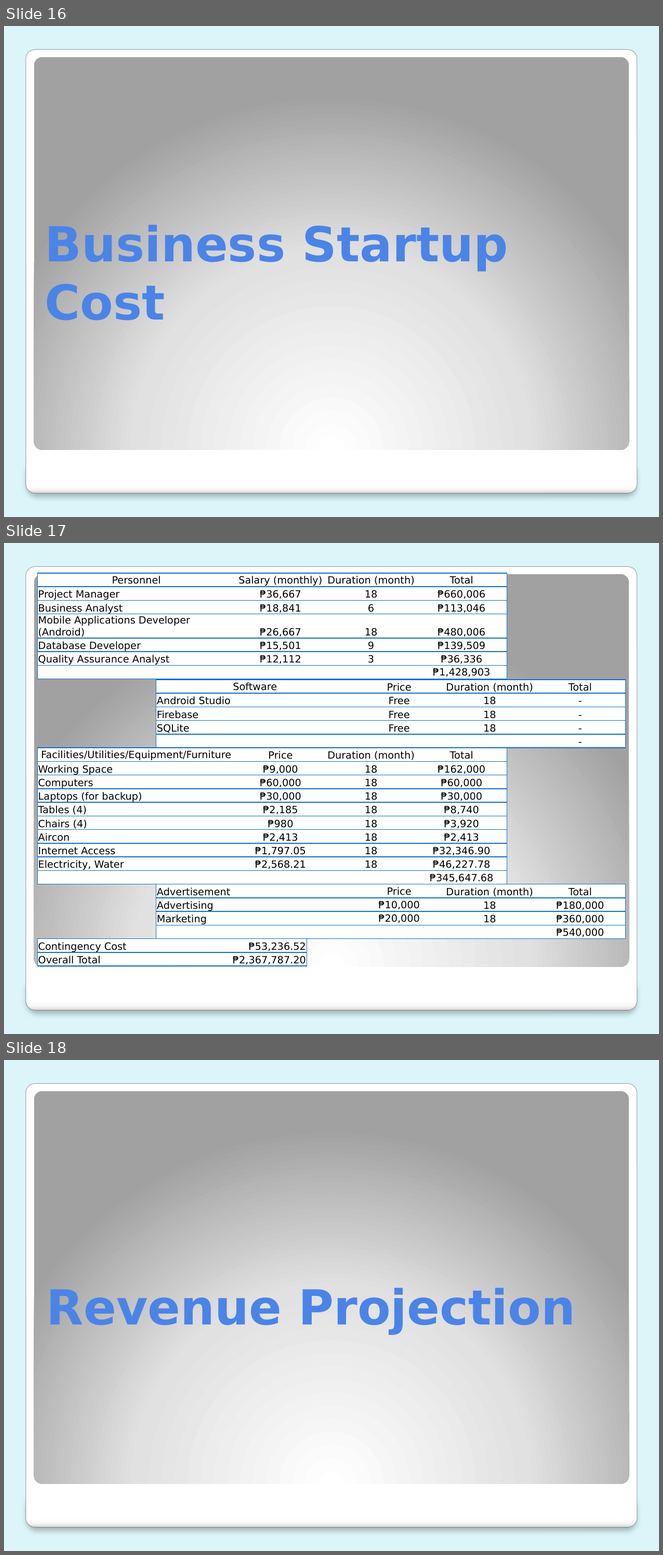
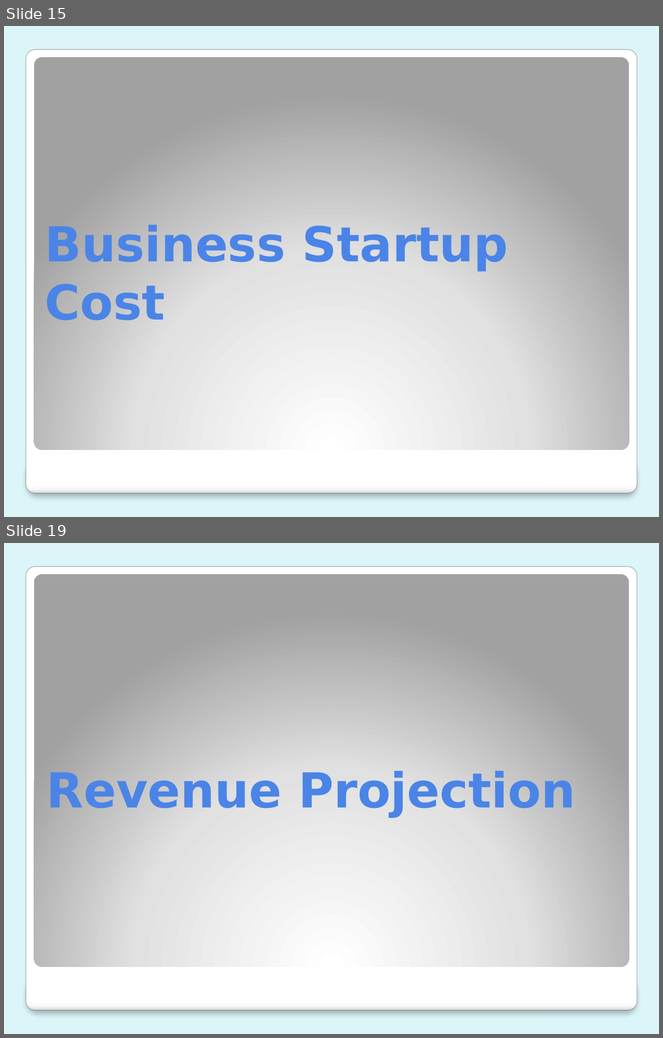
Before and after one commit to mlbelchez/Project---TENTREP, a slide deck: Presentation/PPT/Presentation 4.pptx. Shown one above the other, each under a label of ours: slides 16, 17 and 18 before the commit, slides 15 and 19 after it; the slides between them are not shown. The pictures are 663x1555 and 663x1038 pixels, drawn with LibreOffice and Linux fonts; fonts in the diff are those of the drawing. Boxes give left, top, right and bottom in pixels: in the first picture for what was removed or moved away, otherwise in the second. Text is boxed around its words. In the diff, an @@ line names an element or a change of style, - is before the commit and + after.

Commit message:
updated ppt4

```diff
--- a/Presentation/PPT/Presentation 4.pptx
+++ b/Presentation/PPT/Presentation 4.pptx
@@ slide 17 removed at (4, 543, 659, 1034), background #DBF5F9; not listed: 3 template elements that a slide beside it also shows @@
@@ table removed at (37, 573, 506, 859), 7 rows, 4 columns @@
-Personnel | Salary (monthly) | Duration (month) | Total
-Project Manager | ₱36,667 | 18 | ₱660,006
-Business Analyst | ₱18,841 | 6 | ₱113,046
-Mobile Applications Developer (Android) | ₱26,667 | 18 | ₱480,006
-Database Developer | ₱15,501 | 9 | ₱139,509
-Quality Assurance Analyst | ₱12,112 | 3 | ₱36,336
- |  |  | ₱1,428,903
@@ table removed at (156, 680, 625, 761), 5 rows, 4 columns @@
-Software | Price | Duration (month) | Total
-Android Studio | Free | 18 | -
-Firebase | Free | 18 | -
-SQLite | Free | 18 | -
- |  |  | -
@@ table removed at (37, 748, 506, 885), 10 rows, 4 columns @@
-Facilities/Utilities/Equipment/Furniture | Price | Duration (month) | Total
-Working Space | ₱9,000 | 18 | ₱162,000
-Computers | ₱60,000 | 18 | ₱60,000
-Laptops (for backup) | ₱30,000 | 18 | ₱30,000
-Tables (4) | ₱2,185 | 18 | ₱8,740
-Chairs (4) | ₱980 | 18 | ₱3,920
-Aircon | ₱2,413 | 18 | ₱2,413
-Internet Access | ₱1,797.05 | 18 | ₱32,346.90
-Electricity, Water | ₱2,568.21 | 18 | ₱46,227.78
- |  |  | ₱345,647.68
@@ table removed at (156, 884, 625, 940), 4 rows, 4 columns @@
-Advertisement | Price | Duration (month) | Total
-Advertising | ₱10,000 | 18 | ₱180,000
-Marketing | ₱20,000 | 18 | ₱360,000
- |  |  | ₱540,000
@@ table removed at (37, 939, 307, 968), 2 rows, 2 columns @@
-Contingency Cost | ₱53,236.52
-Overall Total | ₱2,367,787.20
@@ what was slide 16 is now slide 15 @@
@@ what was slide 18 is now slide 19 @@
```
Also in this commit, not shown: 2 slides added.
